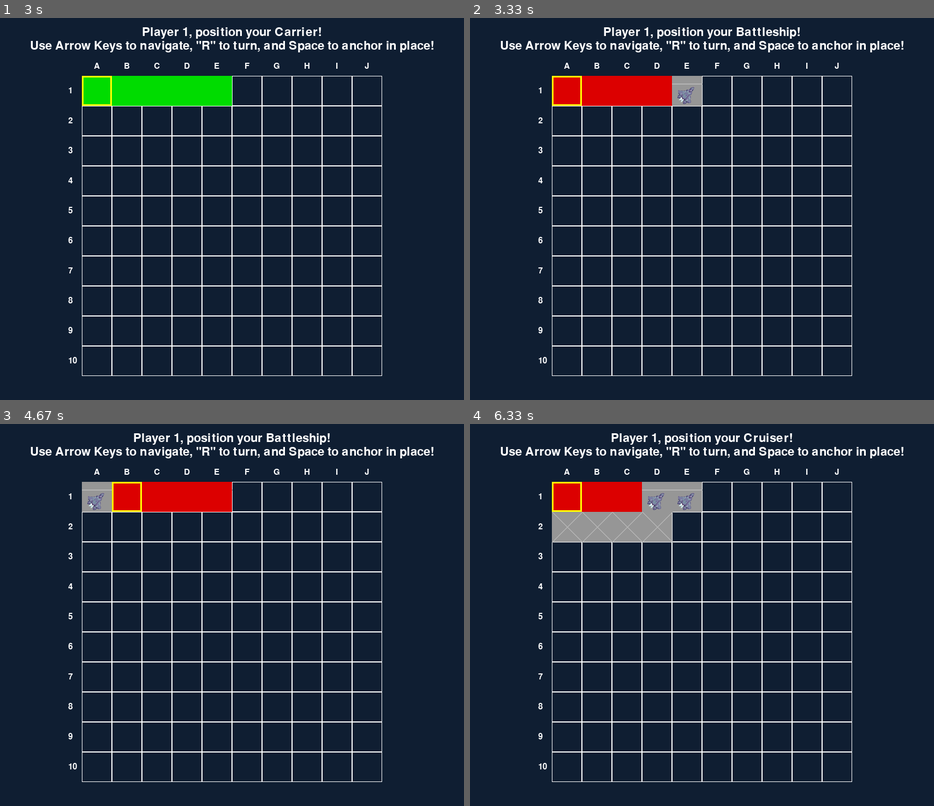
Above: before the commit, frames 1-4 (two rows, left to right).
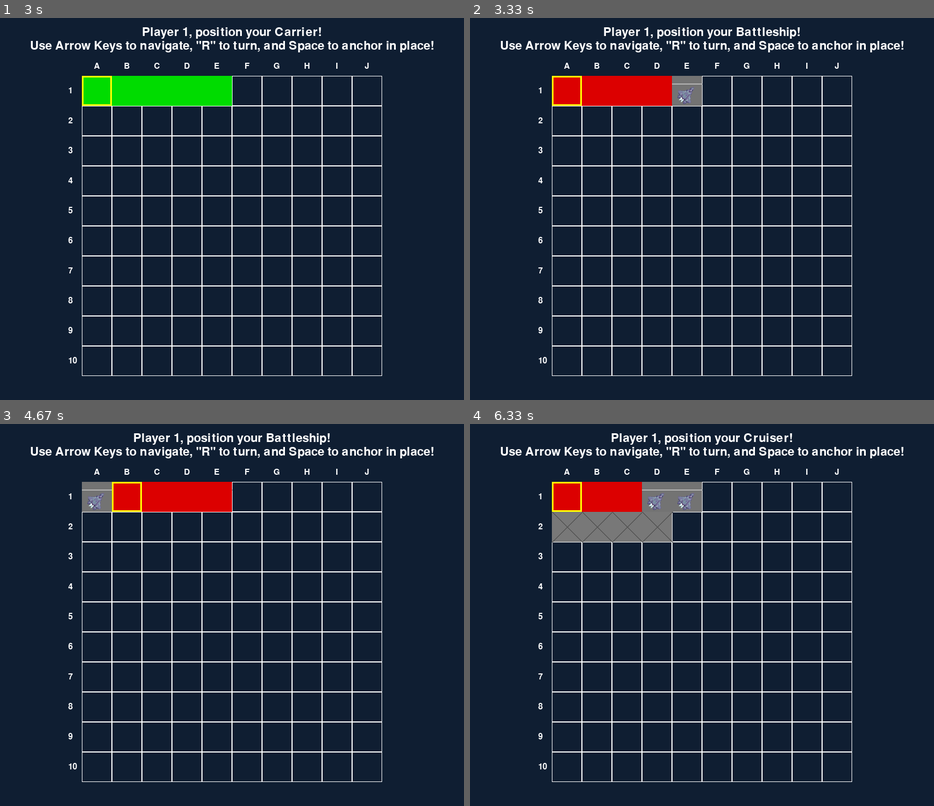
Above: after the commit, the same moments.

Repository: 1metropolis/battleship-py
Game: pygame game, started from main.py
The game is run twice, just before and just after one commit, with the same random seed, the same clock (stepped at 60 frames per second) and the same inputs.
Inputs:
- Up to frame 1 (3 s): click "Play" at 0.38 s
- Up to frame 2 (3.33 s): tap Space at 3.23 s
- Up to frame 3 (4.67 s): hold Right from 4.57 s (still down)
- Up to frame 4 (6.33 s): release Right at 5.2 s; hold Down 5.23-5.6 s; hold Left 5.63-6.1 s; tap Space at 6.13 s

Frame 1 is identical in both runs. In frame 2, 0.4% of the frame differs, in the area x 43-50%, y 15-23%; in frame 3, 0.4%; in frame 4, 2.8%, in the area x 17-50%, y 15-31%.

Commit message:
update ship designs

Diff:
--- a/modules/draw.py
+++ b/modules/draw.py
@@ -82,6 +82,87 @@
     "U": (0, 100, 255),    # Submarine - Blueish
     "D": (160, 82, 45)     # Destroyer - Brown
 }
+
+def draw_placed_ships(screen, board, cell_size, origin_x, origin_y):
+    """
+    Draw all ships already placed on the board with unique warship designs.
+    """
+    plane_img = pygame.image.load("assets/plane.png").convert_alpha()
+
+    for r, row in enumerate(board):
+        for c, cell in enumerate(row):
+            if cell == "~":
+                continue
+
+            rect = pygame.Rect(origin_x + c * cell_size,
+                               origin_y + r * cell_size,
+                               cell_size, cell_size)
+
+            if cell == "C":  # Carrier
+                orientation = "H"
+                if (r > 0 and board[r-1][c] == "C") or \
+                   (r < len(board)-1 and board[r+1][c] == "C"):
+                    orientation = "V"
+                draw_carrier_cell(screen, rect, plane_img, orientation)
+
+            elif cell == "B":  # Battleship
+                draw_battleship_cell(screen, rect)
+
+            elif cell == "R":  # Cruiser
+                draw_cruiser_cell(screen, rect)
+
+            elif cell == "U":  # Submarine
+                draw_submarine_cell(screen, rect)
+
+            elif cell == "D":  # Destroyer
+                draw_destroyer_cell(screen, rect)
+
+
+def draw_battleship_cell(screen, rect):
+    """Battleship: dark grey with diagonal deck plates"""
+    base_color = (120, 120, 120)
+    accent = (85, 85, 85)
+    pygame.draw.rect(screen, base_color, rect)
+    # Diagonal plate lines (like armored hull plating)
+    pygame.draw.line(screen, accent, rect.topleft, rect.bottomright, 2)
+    pygame.draw.line(screen, accent, rect.topright, rect.bottomleft, 2)
+
+
+def draw_cruiser_cell(screen, rect):
+    """Cruiser: medium grey with horizontal deck lines"""
+    base_color = (135, 135, 135)
+    line_color = (95, 95, 95)
+    pygame.draw.rect(screen, base_color, rect)
+    # Two horizontal deck lines
+    y1 = rect.top + rect.height * 0.33
+    y2 = rect.top + rect.height * 0.66
+    pygame.draw.line(screen, line_color, (rect.left, y1), (rect.right, y1), 2)
+    pygame.draw.line(screen, line_color, (rect.left, y2), (rect.right, y2), 2)
+
+
+def draw_submarine_cell(screen, rect):
+    """Submarine: blue-grey with rounded ends feel (center dot)"""
+    hull_color = (100, 110, 125)
+    pygame.draw.rect(screen, hull_color, rect)
+    # Small porthole
+    pygame.draw.circle(screen, (75, 85, 100), rect.center, int(rect.width * 0.15))
+
+
+def draw_destroyer_cell(screen, rect):
+    """Destroyer: light grey with single center stripe"""
+    base_color = (145, 145, 145)
+    stripe = (105, 105, 105)
+    pygame.draw.rect(screen, base_color, rect)
+    # Vertical center stripe
+    cx = rect.centerx
+    pygame.draw.line(screen, stripe, (cx, rect.top), (cx, rect.bottom), 3)
+
+
+def draw_carrier_cell(screen, rect, plane_img, orientation):
+    """Carrier: grey flight deck with runway and plane"""
+    deck_color = (115, 115, 115)
+    pygame.draw.rect(screen, deck_color, rect)
+    draw_carrier_plane(screen, rect, plane_img, orientation)
 
 
 def draw_carrier_plane(screen, rect, plane_img, orientation):
@@ -135,59 +216,6 @@
             2
         )
 
-
-def draw_placed_ships(screen, board, cell_size, origin_x, origin_y):
-    """
-    Draw all ships already placed on the board with unique designs.
-    """
-    import pygame
-    # Load plane image once
-    plane_img = pygame.image.load("assets/plane.png").convert_alpha()
-
-    for r, row in enumerate(board):
-        for c, cell in enumerate(row):
-            rect = pygame.Rect(origin_x + c * cell_size,
-                               origin_y + r * cell_size,
-                               cell_size, cell_size)
-
-            if cell == "~":
-                continue
-
-            # Base color for ships
-            color = (150, 150, 150)  # default grey
-
-            # Special color/patterns per ship type
-            if cell == "U":  # submarine
-                color = (120, 150, 200)  # greyish-blue
-
-
-            pygame.draw.rect(screen, color, rect)
-
-            if cell == "C":
-                # Determine orientation from neighbors
-                orientation = "H"
-                if r > 0 and board[r-1][c] == "C":
-                    orientation = "V"
-                if r < len(board)-1 and board[r+1][c] == "C":
-                    orientation = "V"
-
-                draw_carrier_plane(screen, rect, plane_img, orientation)
-
-
-            # Add other ship types with patterns
-            elif cell == "B":  # Battleship
-                pygame.draw.rect(screen, color, rect)
-                # optional hatch lines
-                pygame.draw.line(screen, (180, 180, 180), rect.topleft, rect.bottomright, 2)
-                pygame.draw.line(screen, (180, 180, 180), rect.topright, rect.bottomleft, 2)
-
-            elif cell == "R":  # Cruiser
-                pygame.draw.rect(screen, color, rect)
-                pygame.draw.circle(screen, (170, 170, 170), rect.center, cell_size//4, 2)
-
-            elif cell == "D":  # Destroyer
-                pygame.draw.rect(screen, color, rect)
-                pygame.draw.line(screen, (200,200,200), (rect.left, rect.centery), (rect.right, rect.centery), 2)
 
 # draw highlighted ship for placement
 def draw_ship_preview(screen, preview_cells, cell_size, origin_x, origin_y, valid):
